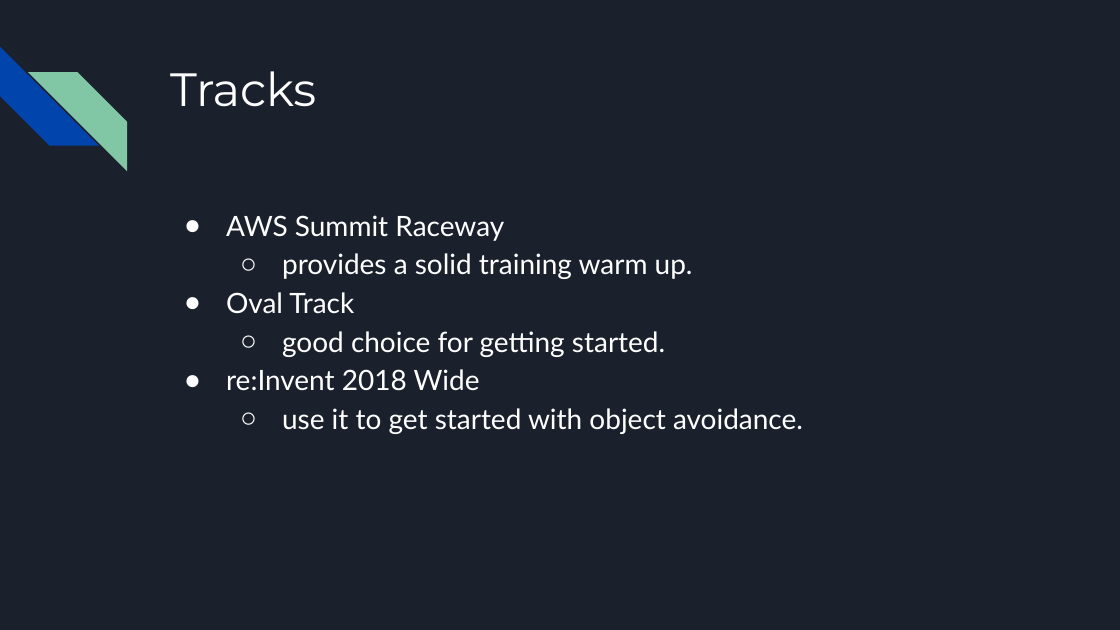
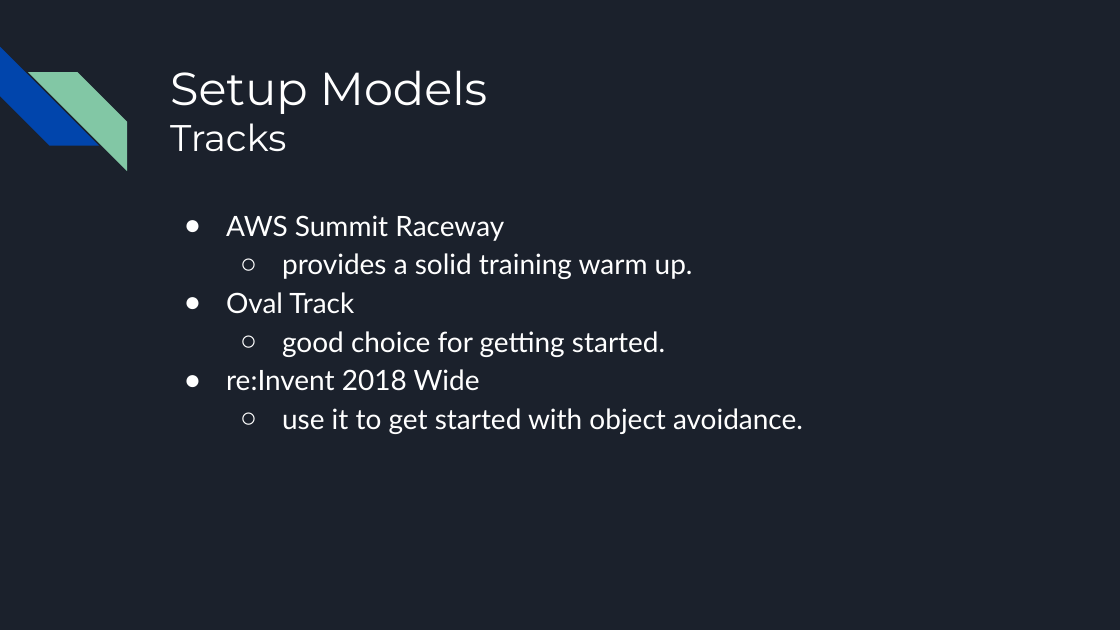
Before and after one commit to JasonCaldwellMBA/AWS_DeepRacer-Object_Avoidance, a slide deck: slide 7 of AWS DeepRacer Presentation.pptx (slide 6 before the commit). Drawn at 1120x630 pixels with LibreOffice and Linux fonts; fonts in the diff are those of the drawing. Boxes give left, top, right and bottom in pixels: in the first picture for what was removed or moved away, otherwise in the second. Text is boxed around its words. In the diff, an @@ line names an element or a change of style, - is before the commit and + after.

```diff
--- a/AWS DeepRacer Presentation.pptx
+++ b/AWS DeepRacer Presentation.pptx
@@ title at <box>170,70,487,114</box>: paragraph added @@
+Setup Models
@@ title at <box>170,123,286,151</box>: size 30 to 23.9 pt in "Tracks" @@
```
Also in this commit, not shown: 10 other slides changed, 3 slides added, 2 slides removed, 1 other file.
